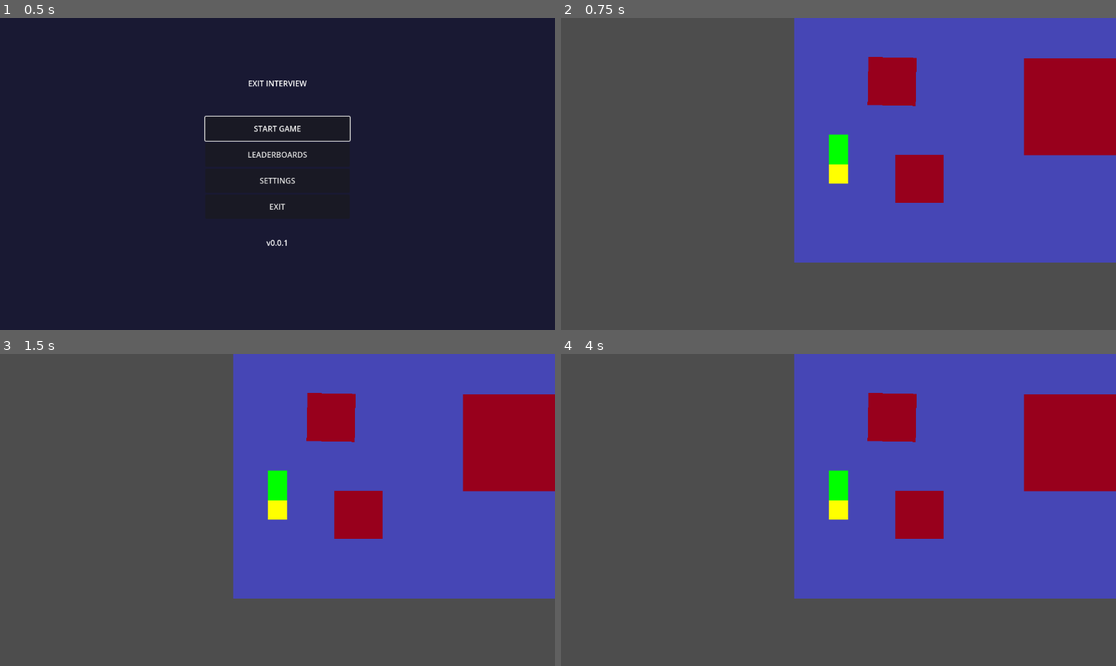
Above: before the commit, frames 1-4 (two rows, left to right).
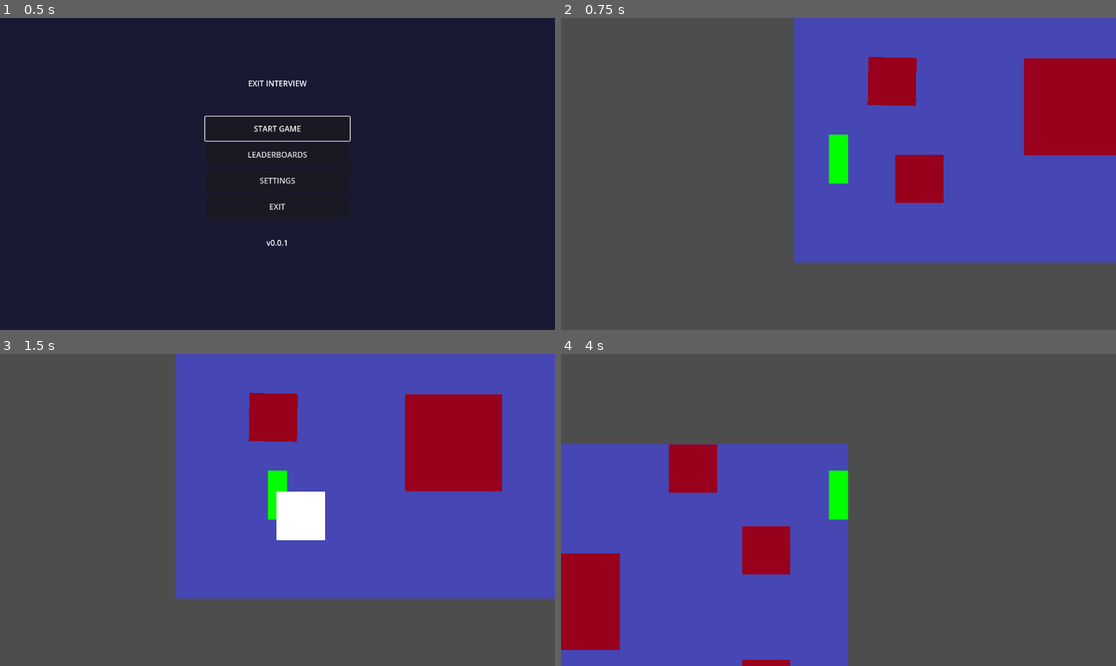
Above: after the commit, the same moments.

Repository: itlleat/twenty-second-slam
Game: Godot game, scene res://main_menu.tscn
The game is run twice, just before and just after one commit, with the same random seed, the same clock (stepped at 60 frames per second) and the same inputs.
Inputs:
- Up to frame 1 (0.5 s): no input
- Up to frame 2 (0.75 s): click "START GAME" at 0.5 s
- Up to frame 3 (1.5 s): tap Enter at 1.25 s; hold D (move_right) from 1.28 s (still down); hold E (punch) from 1.28 s (still down)
- Up to frame 4 (4 s): tap Space (jump) at 1.52, 1.55, 1.82, 2.1, 2.27, 2.57, 2.75, 3.05, 3.77 s; release D (move_right) at 2.03 s; release E (punch) at 2.03 s; hold S (move_down) 2.03-2.78 s; tap E (punch) at 2.3, 3.6 s; hold D (move_right) 2.78-3.53 s; hold E (punch) 2.78-3.53 s; tap Enter at 3.5 s; hold W (move_up) from 3.53 s (still down)

Frame 1 is identical in both runs. In frame 2, 0.2% of the frame differs, in the area x 48-52%, y 46-54%; in frame 3, 20%; in frame 4, 73%, in the area x 0-100%, y 0-100%.
Error before the commit: Invalid assignment of property or key 'focus_neighbor_down' with value of type 'NodePath' on a base object of type 'Button'. (res://main_menu.gd:31)

Commit message:
weird break fixed

Diff:
--- a/main_menu.gd
+++ b/main_menu.gd
@@ -27,18 +27,9 @@
 	start_button.grab_focus()
 
 func _setup_button_navigation():
-	# Set up focus neighbors for directional navigation
-	start_button.focus_neighbor_down = leaderboards_button.get_path()
-	start_button.focus_neighbor_up = exit_button.get_path()
-
-	leaderboards_button.focus_neighbor_up = start_button.get_path()
-	leaderboards_button.focus_neighbor_down = settings_button.get_path()
-
-	settings_button.focus_neighbor_up = leaderboards_button.get_path()
-	settings_button.focus_neighbor_down = exit_button.get_path()
-
-	exit_button.focus_neighbor_up = settings_button.get_path()
-	exit_button.focus_neighbor_down = start_button.get_path()
+	# Modern approach: let Godot handle automatic focus navigation
+	# This avoids the focus_neighbor issues in newer Godot versions
+	print("Button navigation setup completed automatically")
 
 func _load_settings():
 	# Load volume setting
@@ -55,7 +46,7 @@
 
 func _on_start_button_pressed():
 	print("Starting game...")
-	# Change to the game scene
+	# Change to the test level scene
 	get_tree().change_scene_to_file("res://test_level.tscn")
 
 func _on_leaderboards_button_pressed():
--- a/player.gd
+++ b/player.gd
@@ -5,23 +5,19 @@
 	WALKING,
 	WALK_UP,
 	WALK_DOWN,
-	DASHING,
-	PUNCHING,
-	DASH_PUNCHING
+	DASHING
 }
 
 var current_state = PlayerState.IDLE
 var move_speed = 600.0
 var dash_force = 1800.0
-var dash_duration = 0.15
+var dash_duration = 0.19
 var gravity = 980.0
-var can_punch = true
-var punch_cooldown = 0.06
-var punch_timer = 0.0
+var punch_flash_rate = 10.0  # Flashes per second
+var punch_flash_timer = 0.0
+var is_punching = false
 var dash_timer = 0.0
-var dash_cooldown = 0.1
-var dash_cooldown_timer = 0.0
-var can_dash = true
+var is_dashing = false
 var facing_right = true
 
 var punch_area: Area2D
@@ -71,27 +67,18 @@
 	# 	add_child(collision)
 
 func _physics_process(delta):
-	# Handle dash cooldown
-	if dash_cooldown_timer > 0:
-		dash_cooldown_timer -= delta
-		if dash_cooldown_timer <= 0:
-			can_dash = true
-
-	# Handle dash input - can interrupt most states
-	if Input.is_action_just_pressed("jump") and can_dash:
-		if current_state == PlayerState.PUNCHING:
-			# Dash while punching - enter dash-punch state
-			start_dash_punch()
-		elif current_state != PlayerState.DASHING and current_state != PlayerState.DASH_PUNCHING:
-			start_dash()
-
-	# Handle punch input - can interrupt most states
-	if Input.is_action_just_pressed("punch") and can_punch:
-		if current_state == PlayerState.DASHING:
-			# Punch while dashing - enter dash-punch state
-			start_dash_punch()
-		elif current_state != PlayerState.PUNCHING and current_state != PlayerState.DASH_PUNCHING:
+	# Handle punch input - completely asynchronous, works anywhere
+	if Input.is_action_pressed("punch"):
+		if not is_punching:
 			start_punch()
+		handle_punch_flash(delta)
+	else:
+		if is_punching:
+			stop_punch()
+
+	# Handle dash input - only works in movement areas
+	if Input.is_action_just_pressed("jump") and can_move_vertically:
+		start_dash()
 
 	match current_state:
 		PlayerState.IDLE:
@@ -104,8 +91,6 @@
 			handle_walk_down_state(delta)
 		PlayerState.DASHING:
 			handle_dashing_state(delta)
-		PlayerState.PUNCHING:
-			handle_punching_state(delta)
 
 	# No gravity - all movement is contained within free movement area
 
@@ -146,25 +131,14 @@
 	if dash_timer <= 0:
 		# End dash
 		current_state = PlayerState.IDLE
-		# Start dash cooldown
-		dash_cooldown_timer = dash_cooldown
-		can_dash = false
+		is_dashing = false
 		# Slow down after dash
 		velocity.x *= 0.5
 		if can_move_vertically:
 			velocity.y *= 0.5
 	# Don't handle input during dash - keep dash velocity
 
-func handle_punching_state(delta):
-	velocity.x = 0
-	punch_timer -= delta
-	if punch_timer <= 0:
-		current_state = PlayerState.IDLE
-		can_punch = true
-		punch_area.visible = false
-		# Disable collision when not punching
-		punch_area.monitoring = false
-		punch_area.monitorable = false
+
 
 func handle_movement_input():
 	# Only allow input when in free movement area
@@ -209,18 +183,10 @@
 	if input_vector.x != 0:
 		facing_right = input_vector.x > 0
 
-	if Input.is_action_just_pressed("punch") and can_punch:
-		start_punch()
-
 func start_dash():
-	# Debug: Check dash conditions
-	if not can_dash:
-		print("Cannot dash: can_dash is false, cooldown remaining: ", dash_cooldown_timer)
-		return
-
 	print("Starting dash!")
 	current_state = PlayerState.DASHING
-	can_dash = false
+	is_dashing = true
 	dash_timer = dash_duration
 
 	# Get current input for dash direction using the same method as movement
@@ -259,27 +225,50 @@
 	print("Dashing in direction: ", dash_direction)
 
 func start_punch():
-	current_state = PlayerState.PUNCHING
-	can_punch = false
-	punch_timer = punch_cooldown
+	is_punching = true
+	punch_flash_timer = 0.0
 
 	# Position punch hitbox based on facing direction
 	var horizontal_offset := 40.0
 	punch_area.position = Vector2(horizontal_offset if facing_right else -horizontal_offset, -40)
 
-	punch_area.visible = true  # Show the punch hitbox
-	# Enable collision only while punching
+	# Enable collision while punching
 	punch_area.monitoring = true
 	punch_area.monitorable = true
 
+func stop_punch():
+	is_punching = false
+	punch_area.visible = false
+	punch_area.monitoring = false
+	punch_area.monitorable = false
+
+func handle_punch_flash(delta):
+	punch_flash_timer += delta
+	var flash_period = 1.0 / punch_flash_rate
+
+	# Update punch position based on current facing direction
+	var horizontal_offset := 40.0
+	punch_area.position = Vector2(horizontal_offset if facing_right else -horizontal_offset, -40)
+
+	# Toggle both visibility AND collision detection with each flash
+	var should_be_active = fmod(punch_flash_timer, flash_period) < (flash_period * 0.5)
+	punch_area.visible = should_be_active
+	punch_area.monitoring = should_be_active
+	punch_area.monitorable = should_be_active
+
 func update_state():
-	if current_state != PlayerState.PUNCHING and current_state != PlayerState.DASHING:
-		if can_move_vertically:
-			# In free movement area - use any movement for walking state
-			if abs(velocity.x) > 0 or abs(velocity.y) > 0:
-				current_state = PlayerState.WALKING
-			else:
-				current_state = PlayerState.IDLE
+	# Dashing takes priority for movement state
+	if is_dashing:
+		current_state = PlayerState.DASHING
+		return
+
+	# Handle movement states based on actual movement
+	if can_move_vertically:
+		# In free movement area - use any movement for walking state
+		if abs(velocity.x) > 0 or abs(velocity.y) > 0:
+			current_state = PlayerState.WALKING
 		else:
-			# Outside free movement area - always idle (no movement allowed)
 			current_state = PlayerState.IDLE
+	else:
+		# Outside free movement area - always idle (no movement allowed)
+		current_state = PlayerState.IDLE
Not shown: 1 places in test_level.tscn that only renumber resources
